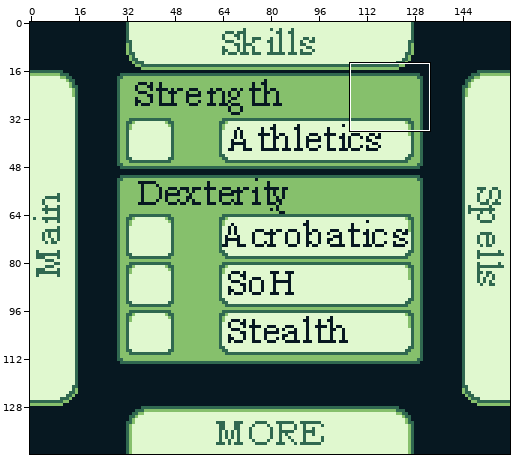
File history of a pixel-art file, assets/aseprite_files/skills_1.aseprite. The picture above shows the old version from afar; the outline marks the close-up.
Close-up. Earlier state:
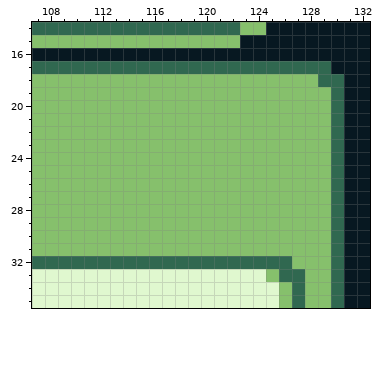
160x144 pixels, 1 frame. Shown: x 107..132, y 14..35. The commit also changed other parts of the picture, which this record leaves out.
Once edited:
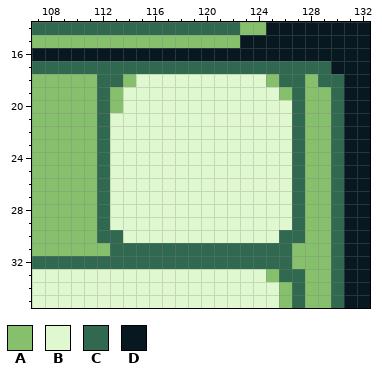
Palette (. is transparent): A #86c06c  B #e0f8cf  C #306850  D #071821
Edits made:
Layer "Borders":
y 18: x 112..113 AA -> CC; x 115..124 AAAAAAAAAA -> BBBBBBBBBB; x 126..127 AA -> CC
y 19: x 112 A -> C; x 114..125 AAAAAAAAAAAA -> BBBBBBBBBBBB; x 127 A -> C
y 20: x 112 A -> C; x 114..127 AAAAAAAAAAAAAA -> BBBBBBBBBBBBBC
y 21..29: x 112..127 AAAAAAAAAAAAAAAA -> CBBBBBBBBBBBBBBC
y 30: x 112..127 AAAAAAAAAAAAAAAA -> CCBBBBBBBBBBBBCC
y 31: x 113..126 AAAAAAAAAAAAAA -> CCCCCCCCCCCCCC
